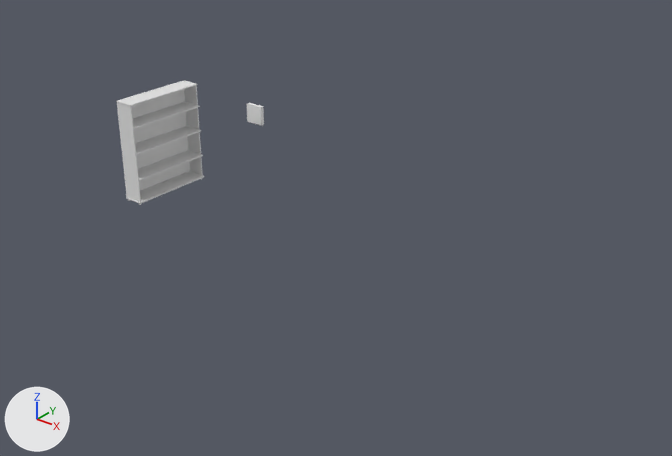
Renders of the Blender file models/room.blend from each side of a commit.
Both versions are drawn from a 50 mm camera at (34.5, -37.5, 24.7) aimed at (4.6, -0.1, 1.5). Arrows for +X, +Y and +Z are at lower left; the lights stay in place.

The first picture shows 'Board-Back', 'Board-Left', 'Board-Mid-1', 'Board-Mid-2', 'Board-Mid-3', 'Board-Mid-4', 'Board-Right', 'Cover'.
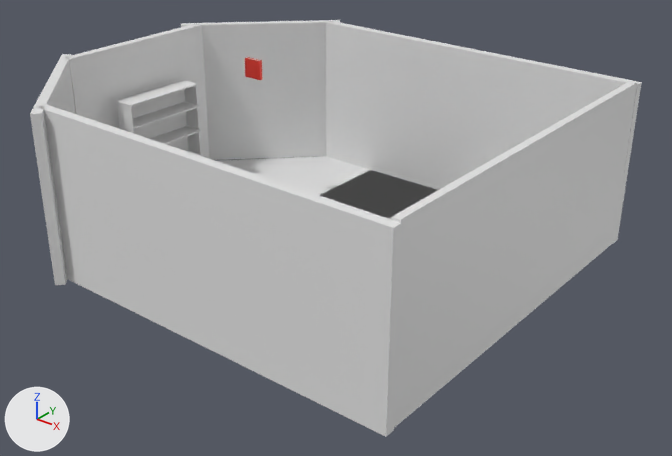
Commit message: set book material

Edits to the scene script, one JSON object a line:
```json
{"op": "add", "block": "mat_material_004", "code": ["mat_material_004 = principled_material('Material.004')", "mat_material_004.base_color = (0.8, 0.0441, 0.027)  # red #e73b2e", "mat_material_004.metallic = 0.373"]}
{"block": "me_cube_010", "where": "me_cube_010.from_pydata(...)  # 306 vertices, 297 faces; spans x 1.615..2.834, y -0.084..0.147, z -0.592..0.592"}
{"op": "add", "block": "me_cube_010", "code": "me_cube_010.materials.append(mat_material_004)  # red #e73b2e"}
{"op": "remove", "block": "ob_plane", "code": "ob_plane.hide_set(True)"}
{"op": "remove", "block": "ob_wall_right", "code": "ob_wall_right.hide_set(True)"}
{"op": "remove", "block": "ob_wall_facing", "code": "ob_wall_facing.hide_set(True)"}
{"op": "remove", "block": "ob_wall_left", "code": "ob_wall_left.hide_set(True)"}
{"op": "remove", "block": "ob_back_wall", "code": "ob_back_wall.hide_set(True)"}
{"op": "set", "path": "ob_cover.location", "old": "(-6.04, 2.41, 5.88)", "new": "(-6.04, 2.41, 8.77)"}
{"op": "set", "path": "ob_paper.location", "old": "(-3.82, 2.43, 5.88)", "new": "(-3.82, 2.43, 8.78)"}
```

Location of each change, [x1, y1, x2, y2] in pixels of the pictures (672 x 456 px):
```json
{"object": "Wall-Left", "change": "shown", "after": [38, 104, 402, 437]}
{"object": "Back-Wall", "change": "shown", "after": [391, 81, 637, 427]}
{"object": "Wall-Right", "change": "shown", "after": [326, 21, 642, 244]}
{"object": "Wall-Facing", "change": "shown", "after": [30, 20, 340, 285]}
{"object": "Plane", "change": "shown", "after": [218, 156, 614, 428]}
{"object": "Cover", "change": "recoloured, moved", "before": [247, 103, 264, 126], "after": [245, 57, 262, 80]}
{"object": "Paper", "change": "moved", "before": [248, 103, 262, 107], "on screen": "not visible afterwards"}
{"object": "Board-Left", "change": "unchanged, covered by the edit", "before": [117, 103, 141, 202], "after": [117, 103, 134, 133]}
```
